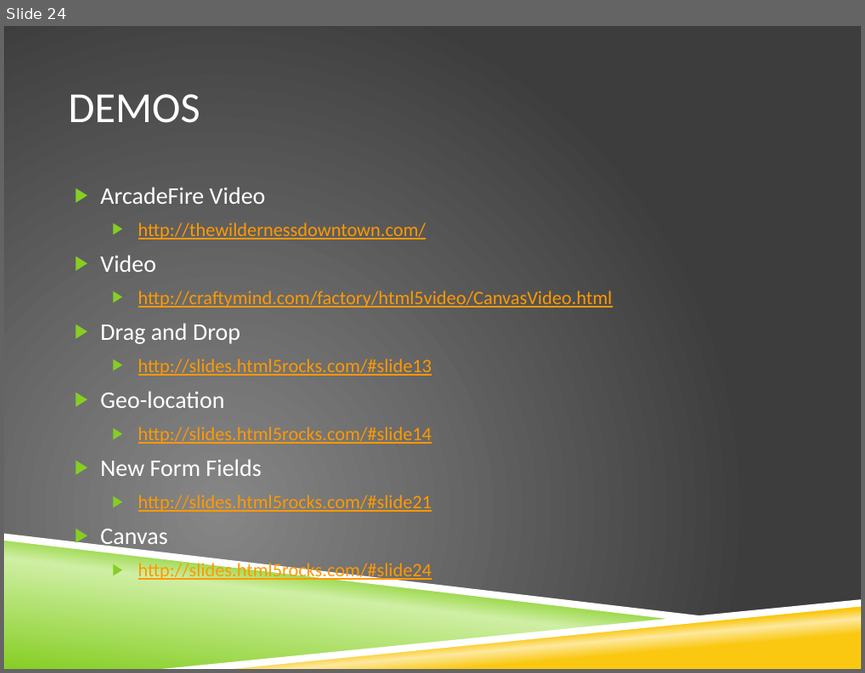
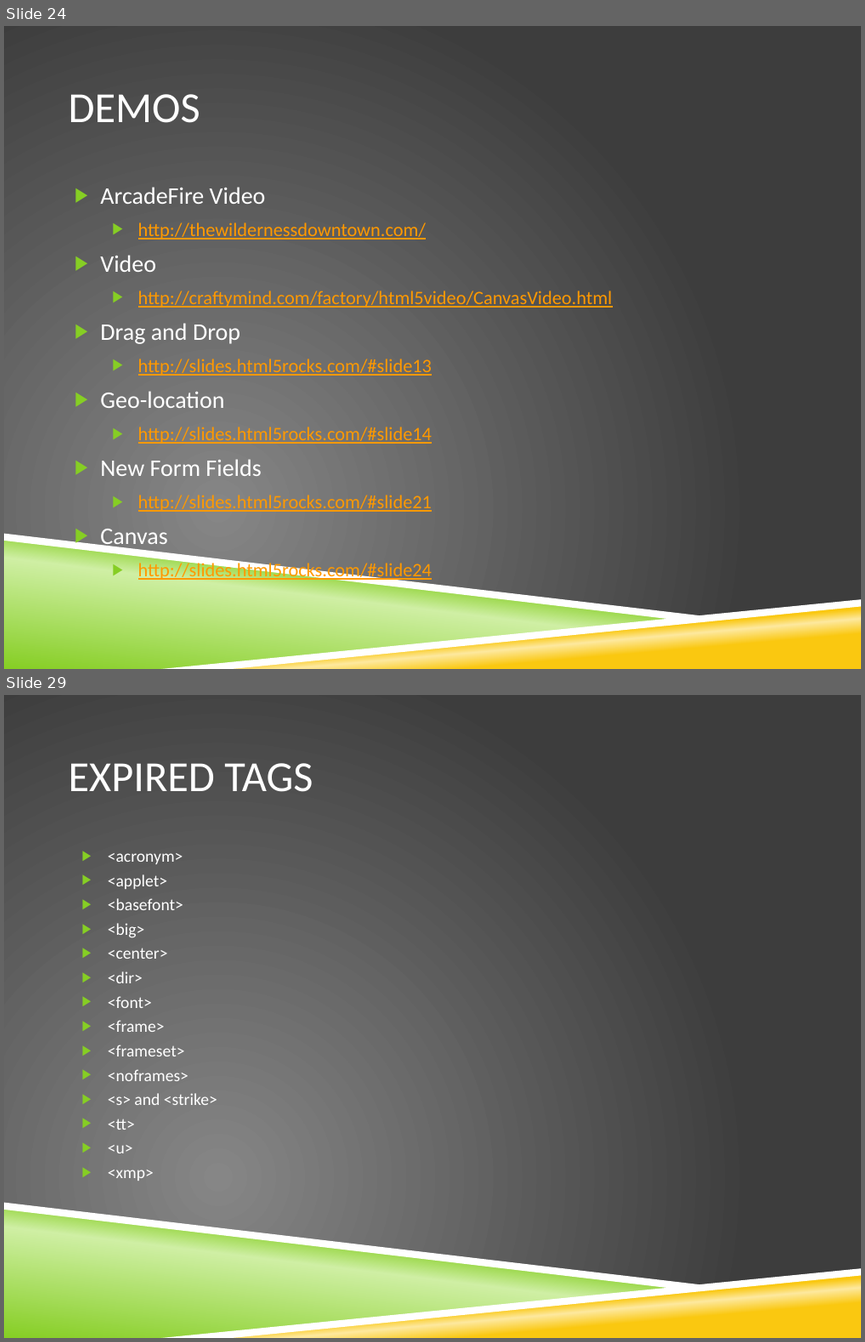
Before and after one commit to richardallred/523RPG, a slide deck: HTML 5.pptx. Shown one above the other, each under a label of ours: slide 24 before the commit, slides 24 and 29 after it; the slides between them are not shown. The pictures are 865x673 and 865x1342 pixels, drawn with LibreOffice and Linux fonts; fonts in the diff are those of the drawing; background and template pictures are left out. Boxes give left, top, right and bottom in pixels: in the first picture for what was removed or moved away, otherwise in the second. Text is boxed around its words. In the diff, an @@ line names an element or a change of style, - is before the commit and + after.

```diff
--- a/HTML 5.pptx
+++ b/HTML 5.pptx
@@ slide 29 added at box(4, 695, 861, 1338), background picture (left out); not listed: 4 template elements that a slide beside it also shows @@
@@ title added at box(69, 763, 313, 792), 36 pt, text #FFFFFF @@
+EXPIRED TAGS
@@ text added at box(108, 853, 217, 1180), 14 pt, text #FFFFFF @@
+▶ <acronym>
+▶ <applet>
+▶ <basefont>
+▶ <big>
+▶ <center>
+▶ <dir>
+▶ <font>
+▶ <frame>
+▶ <frameset>
+▶ <noframes>
+▶ <s> and <strike>
+▶ <tt>
+▶ <u>
+▶ <xmp>
```
Also in this commit, not shown: 1 slide changed, 4 other slides added.
